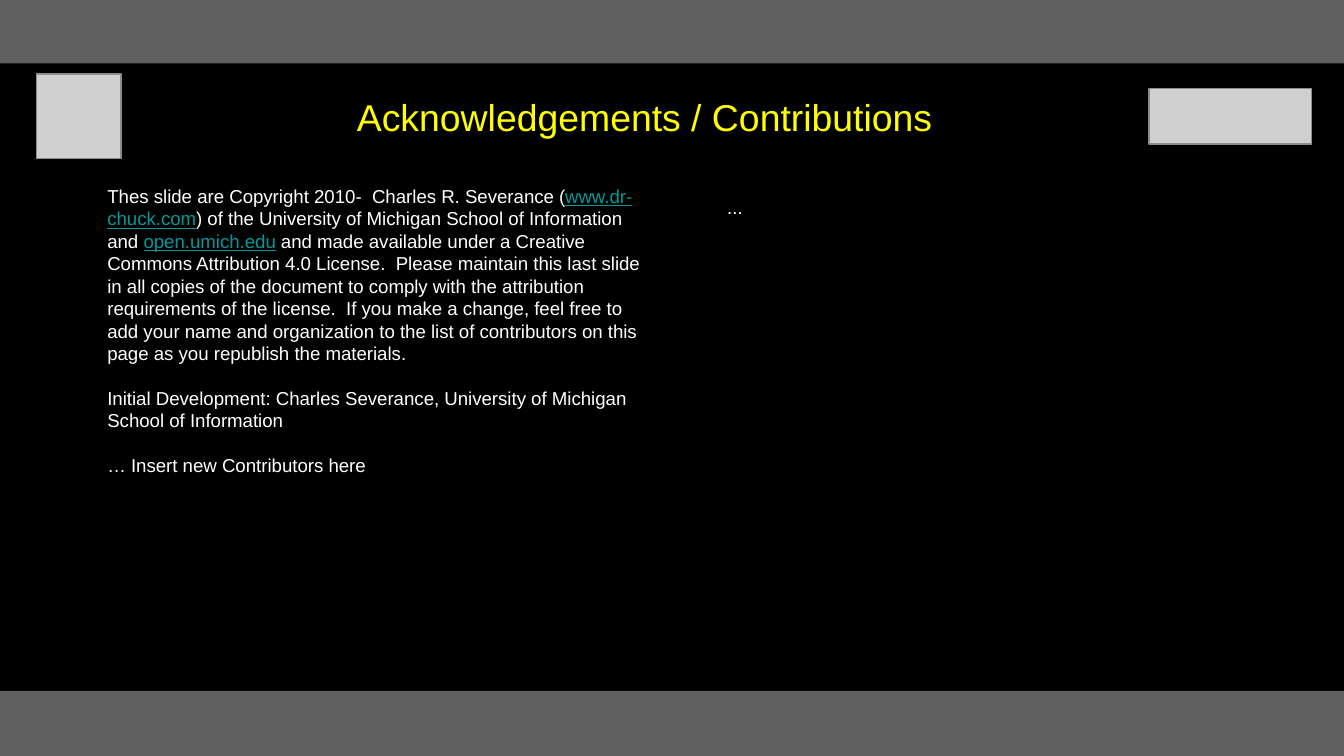
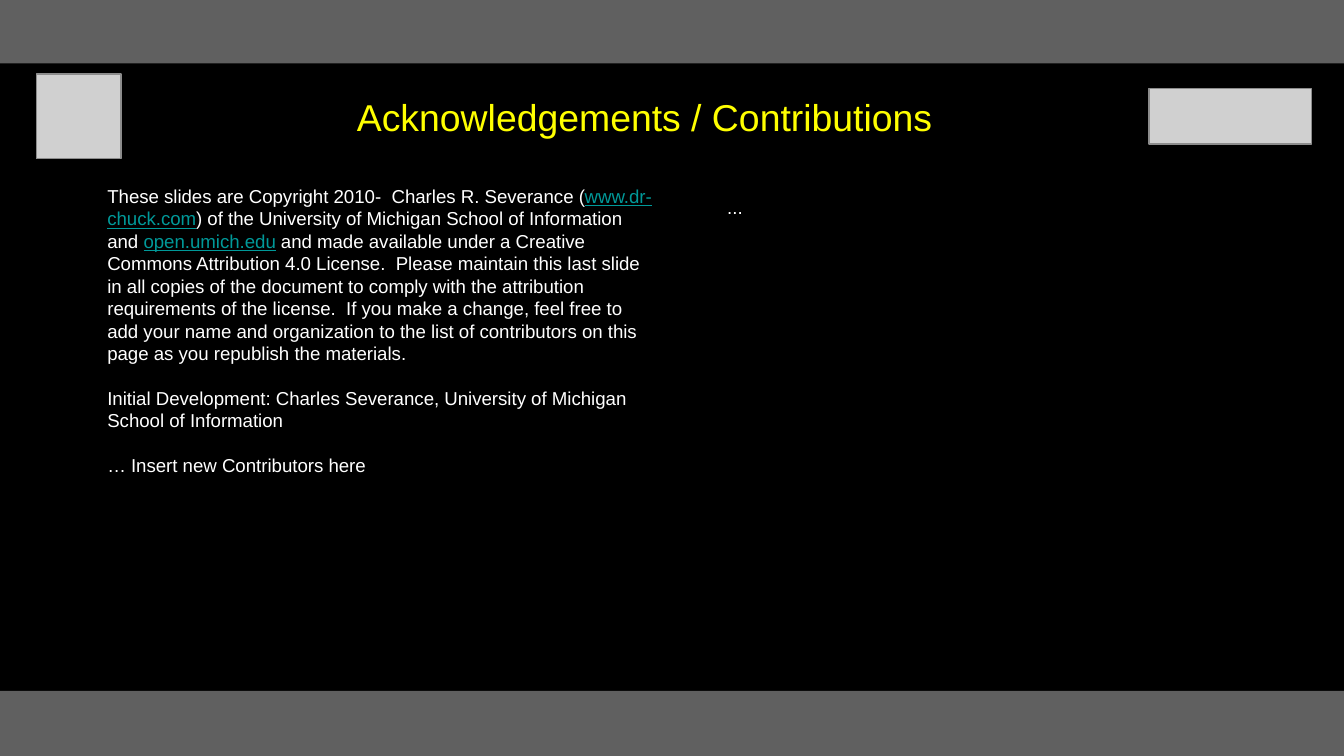
Before and after one commit to csev/py4e, a slide deck: slide 19 of lectures3/Pythonlearn-16-Data-Viz.pptx. Drawn at 1344x756 pixels with LibreOffice and Linux fonts; fonts in the diff are those of the drawing; grey boxes stand for pictures. Boxes give left, top, right and bottom in pixels: in the first picture for what was removed or moved away, otherwise in the second. Text is boxed around its words. In the diff, an @@ line names an element or a change of style, - is before the commit and + after.

```diff
--- a/lectures3/Pythonlearn-16-Data-Viz.pptx
+++ b/lectures3/Pythonlearn-16-Data-Viz.pptx
@@ text at (107, 189, 652, 364): text changed @@
-Thes slide are Copyright 2010- Charles R. Severance (www.dr-chuck.com) of the University of Michigan School of Information and open.umich.edu and made available under a Creative Commons Attribution 4.0 License. Please maintain this last slide in all copies of the document to comply with the attribution requirements of the license. If you make a change, feel free to add your name and organization to the list of contributors on this page as you republish the materials.
+These slides are Copyright 2010- Charles R. Severance (www.dr-chuck.com) of the University of Michigan School of Information and open.umich.edu and made available under a Creative Commons Attribution 4.0 License. Please maintain this last slide in all copies of the document to comply with the attribution requirements of the license. If you make a change, feel free to add your name and organization to the list of contributors on this page as you republish the materials.
```
Also in this commit, not shown: 6 other slides changed, 1 other file.
